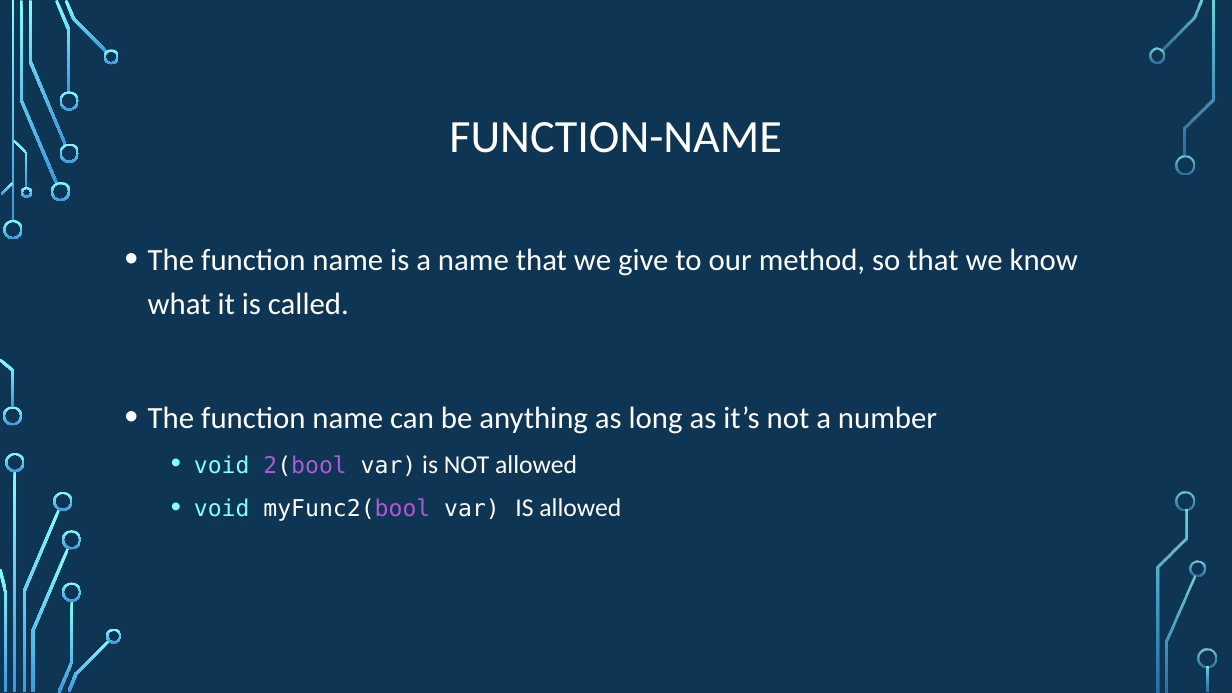
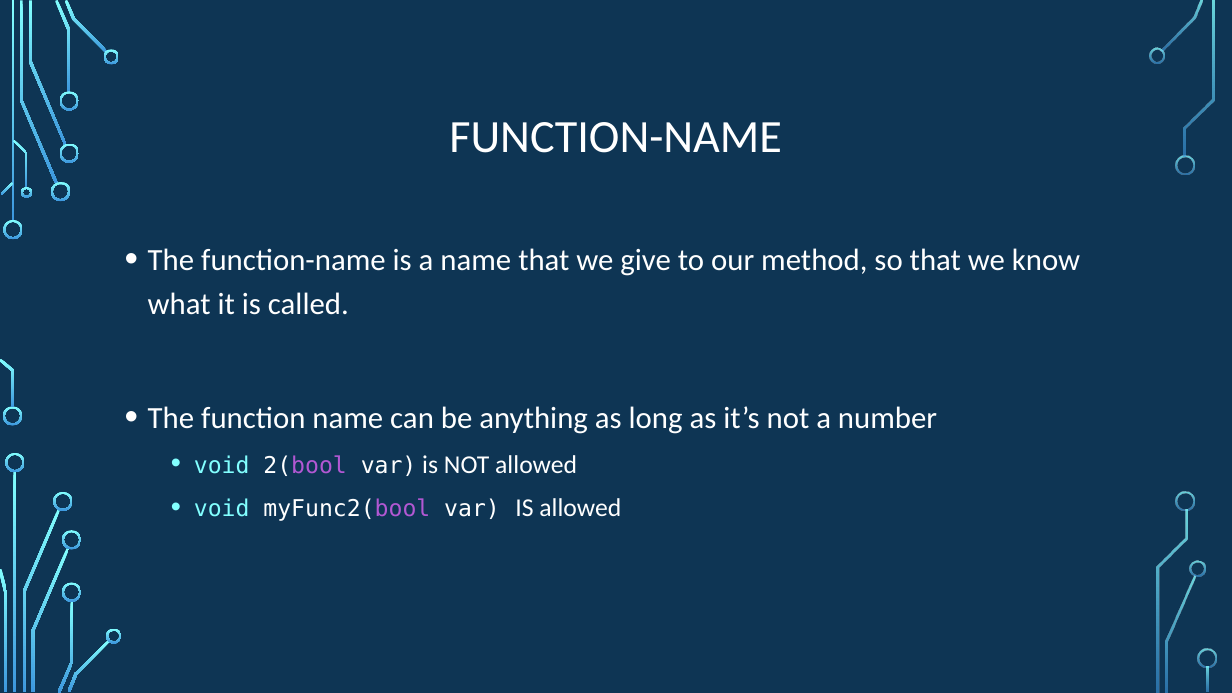
Before and after one commit to psypdt/ZIS_C-_Summer_Course_2019, a slide deck: slide 32 of Day_2/Day_2.pptx. Drawn at 1232x693 pixels with LibreOffice and Linux fonts; fonts in the diff are those of the drawing; background and template pictures are left out. Boxes give left, top, right and bottom in pixels: in the first picture for what was removed or moved away, otherwise in the second. Text is boxed around its words. In the diff, an @@ line names an element or a change of style, - is before the commit and + after.

Commit message:
Update day2

```diff
--- a/Day_2/Day_2.pptx
+++ b/Day_2/Day_2.pptx
@@ text at bbox=[148, 248, 1080, 315]: text changed @@
-• The function name is a name that we give to our method, so that we know what it is called.
+• The function-name is a name that we give to our method, so that we know what it is called.
@@ text at bbox=[194, 455, 577, 476]: text colour #B258D3 to #FFFFFF in "2(bool" @@
```
Also in this commit, not shown: 17 other slides changed.
